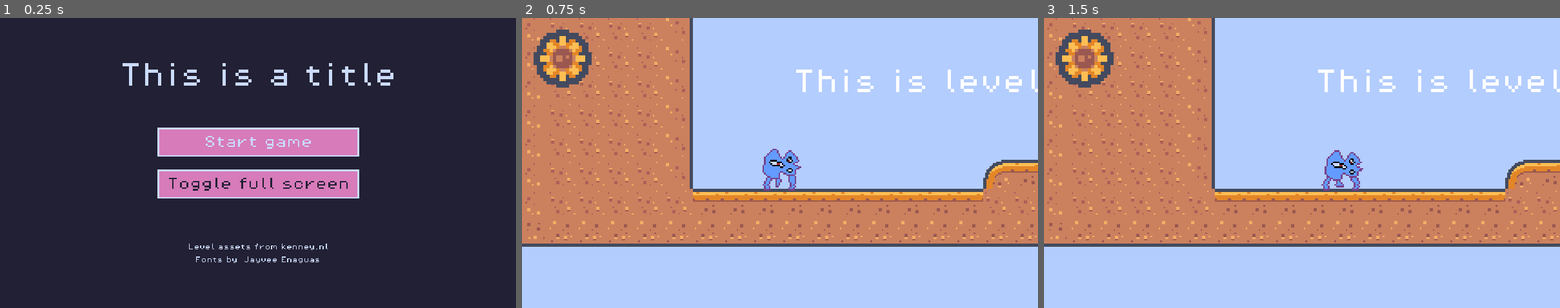
Above: before the commit, frames 1-3 (left to right).
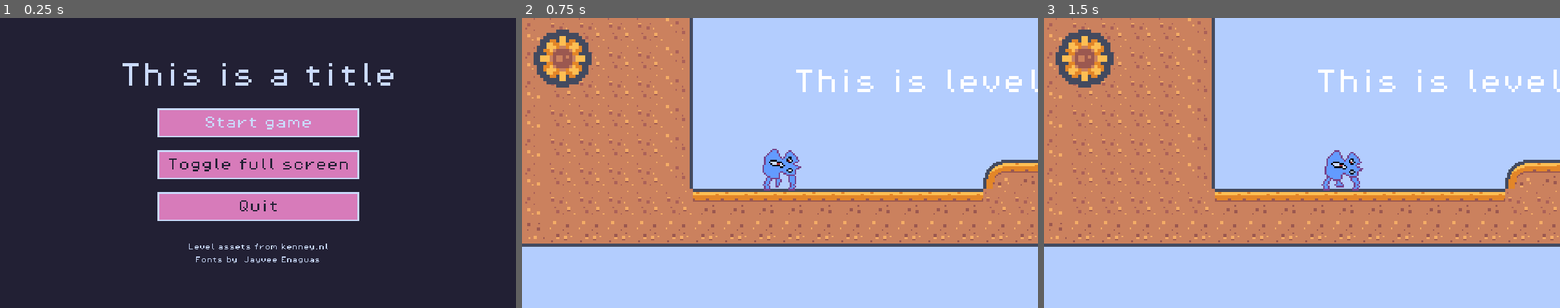
Above: after the commit, the same moments.

Repository: yndajas/ludum-dare-54
Game: Godot game, scene res://scenes/main_menu.tscn
Two runs of this game, one before a commit and one after it. Both use one fixed random seed, a clock stepped at 60 frames per second and the inputs below.
Inputs (mouse positions are in pixels of both pictures, inside the frame that each line leads up to):
- Up to frame 1 (0.25 s): no input
- Up to frame 2 (0.75 s): click "Start game" at 0.5 s
- Up to frame 3 (1.5 s): tap Enter at 1.25 s; move the mouse to (1415, 148) at 1.27 s; hold Right (move_right) from 1.28 s (still down)

The runs differ from the first frame. In frame 1, 12% of the frame differs, in the area x 30-70%, y 31-70%; in frame 2, nothing differs; in frame 3, nothing differs.

Commit message:
Add quit button

Diff:
--- a/scenes/main_menu.tscn
+++ b/scenes/main_menu.tscn
@@ -36,14 +36,14 @@
 
 [node name="MenuItems" type="VBoxContainer" parent="."]
 offset_left = 195.0
-offset_top = 136.0
+offset_top = 112.0
 offset_right = 445.0
-offset_bottom = 224.0
+offset_bottom = 252.0
 theme_override_constants/separation = 16
 
 [node name="StartButton" type="Button" parent="MenuItems"]
 layout_mode = 2
-focus_neighbor_top = NodePath("../ToggleFullScreenButton")
+focus_neighbor_top = NodePath("../QuitButton")
 mouse_default_cursor_shape = 2
 theme_override_colors/font_color = Color(0.133333, 0.12549, 0.203922, 1)
 theme_override_colors/font_pressed_color = Color(1, 1, 1, 1)
@@ -61,7 +61,6 @@
 
 [node name="ToggleFullScreenButton" type="Button" parent="MenuItems"]
 layout_mode = 2
-focus_neighbor_bottom = NodePath("../StartButton")
 mouse_default_cursor_shape = 2
 theme_override_colors/font_color = Color(0.133333, 0.12549, 0.203922, 1)
 theme_override_colors/font_pressed_color = Color(1, 1, 1, 1)
@@ -77,7 +76,27 @@
 text = "Toggle full screen"
 vertical_icon_alignment = 0
 
+[node name="QuitButton" type="Button" parent="MenuItems"]
+layout_mode = 2
+focus_neighbor_bottom = NodePath("../StartButton")
+mouse_default_cursor_shape = 2
+theme_override_colors/font_color = Color(0.133333, 0.12549, 0.203922, 1)
+theme_override_colors/font_pressed_color = Color(1, 1, 1, 1)
+theme_override_colors/font_hover_color = Color(0.796078, 0.858824, 0.988235, 1)
+theme_override_colors/font_focus_color = Color(0.796078, 0.858824, 0.988235, 1)
+theme_override_colors/font_hover_pressed_color = Color(1, 1, 1, 1)
+theme_override_fonts/font = ExtResource("3_w6bm7")
+theme_override_font_sizes/font_size = 16
+theme_override_styles/normal = ExtResource("4_g4ys0")
+theme_override_styles/hover = ExtResource("4_g4ys0")
+theme_override_styles/pressed = ExtResource("4_g4ys0")
+theme_override_styles/focus = ExtResource("4_g4ys0")
+text = "Quit"
+vertical_icon_alignment = 0
+
 [connection signal="mouse_entered" from="MenuItems/StartButton" to="." method="_on_start_button_mouse_entered"]
 [connection signal="pressed" from="MenuItems/StartButton" to="." method="_on_start_button_pressed"]
 [connection signal="mouse_entered" from="MenuItems/ToggleFullScreenButton" to="." method="_on_toggle_full_screen_button_mouse_entered"]
 [connection signal="pressed" from="MenuItems/ToggleFullScreenButton" to="." method="_on_toggle_full_screen_button_pressed"]
+[connection signal="mouse_entered" from="MenuItems/QuitButton" to="." method="_on_quit_button_mouse_entered"]
+[connection signal="pressed" from="MenuItems/QuitButton" to="." method="_on_quit_button_pressed"]
--- a/scripts/main_menu.gd
+++ b/scripts/main_menu.gd
@@ -17,8 +17,14 @@
 	else:
 		DisplayServer.window_set_mode(DisplayServer.WINDOW_MODE_FULLSCREEN)
 
+func _on_quit_button_pressed() -> void:
+	get_tree().quit()
+
 func _on_start_button_mouse_entered() -> void:
 	$MenuItems/StartButton.grab_focus()
 
 func _on_toggle_full_screen_button_mouse_entered() -> void:
 	$MenuItems/ToggleFullScreenButton.grab_focus()
+
+func _on_quit_button_mouse_entered() -> void:
+	$MenuItems/QuitButton.grab_focus()
Not shown, changed: todo.md
